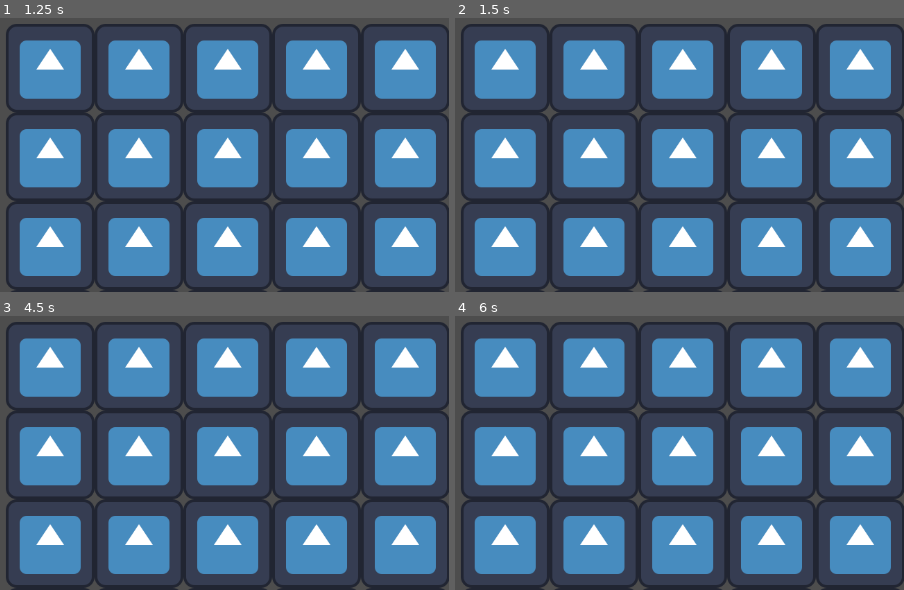
Above: before the commit, frames 1-4 (two rows, left to right).
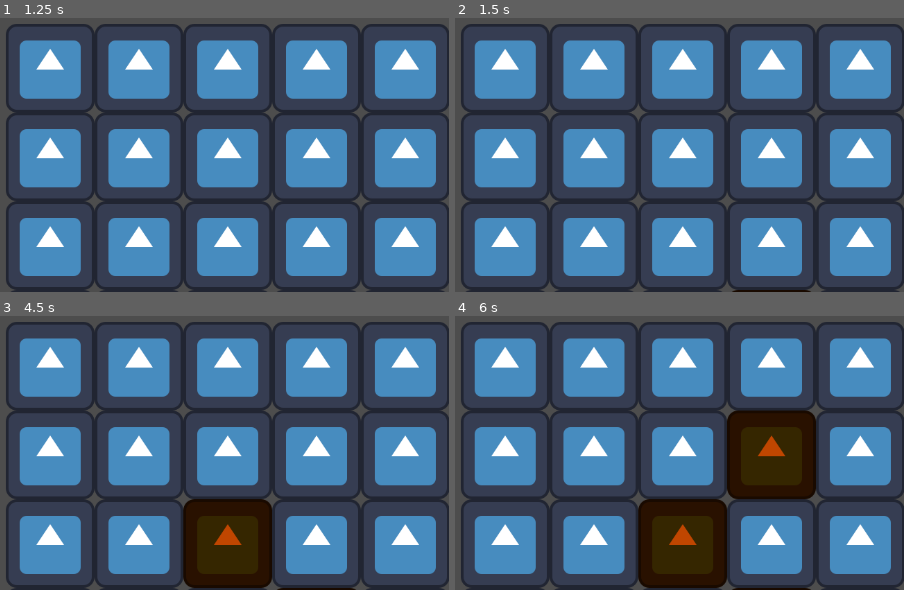
Above: after the commit, the same moments.

Repository: adnanebouram/chilljam2023---Resort-game
Game: Godot game, scene res://main_level.tscn
Same seed, same stepped clock (60 frames per second), same inputs: the game is played once before the commit and once after it. The project has no main scene, so this scene is started directly. The engine's default icon, where the game draws it, is replaced by a stand-in: a white triangle on a blue panel in a dark square.
Inputs (mouse positions are in pixels of both pictures, inside the frame that each line leads up to):
- Up to frame 1 (1.25 s): tap Enter at 0.5 s; move the mouse to (224, 45) at 0.52 s; click (224, 45) at 0.6 s
- Up to frame 2 (1.5 s): tap Space at 1.25 s; move the mouse to (outside the picture) at 1.27 s; click (outside the picture) at 1.35 s
- Up to frame 3 (4.5 s): tap Enter at 2, 3.5 s; move the mouse to (outside the picture) at 2.02 s; click (outside the picture) at 2.1 s; tap Space at 2.75, 4.25 s; move the mouse to (8, 455) at 2.77 s; click (8, 455) at 2.85 s; move the mouse to (287, 433) at 3.52 s; click (287, 433) at 3.6 s; move the mouse to (outside the picture) at 4.27 s; click (outside the picture) at 4.35 s
- Up to frame 4 (6 s): move the mouse to (544, 365) at 5.02 s; click (544, 365) at 5.1 s; move the mouse to (outside the picture) at 5.77 s; click (outside the picture) at 5.85 s

Frame 1 is identical in both runs. In frame 2, 0.1% of the frame differs, in the area x 61-80%, y 99-100%; in frame 3, 6.5%; in frame 4, 13%, in the area x 40-81%, y 34-100%.

Commit message:
Clicking Bug
The wrong tile detects clicks

Diff:
--- a/tile.gd
+++ b/tile.gd
@@ -1,8 +1,11 @@
 extends Sprite2D
 
+
+@export var debug:Color
 
 # Called when the node enters the scene tree for the first time.
 func _input(event):
 	if event.is_action("click"):
 		if event.is_pressed():
-			pass
+			if get_rect().has_point(to_local(event.position)):
+				modulate = debug
--- a/tile.tscn
+++ b/tile.tscn
@@ -6,3 +6,4 @@
 [node name="Tile" type="Sprite2D"]
 texture = ExtResource("1_xu5hi")
 script = ExtResource("2_tl0ta")
+debug = Color(0.752941, 0.27451, 0, 1)
